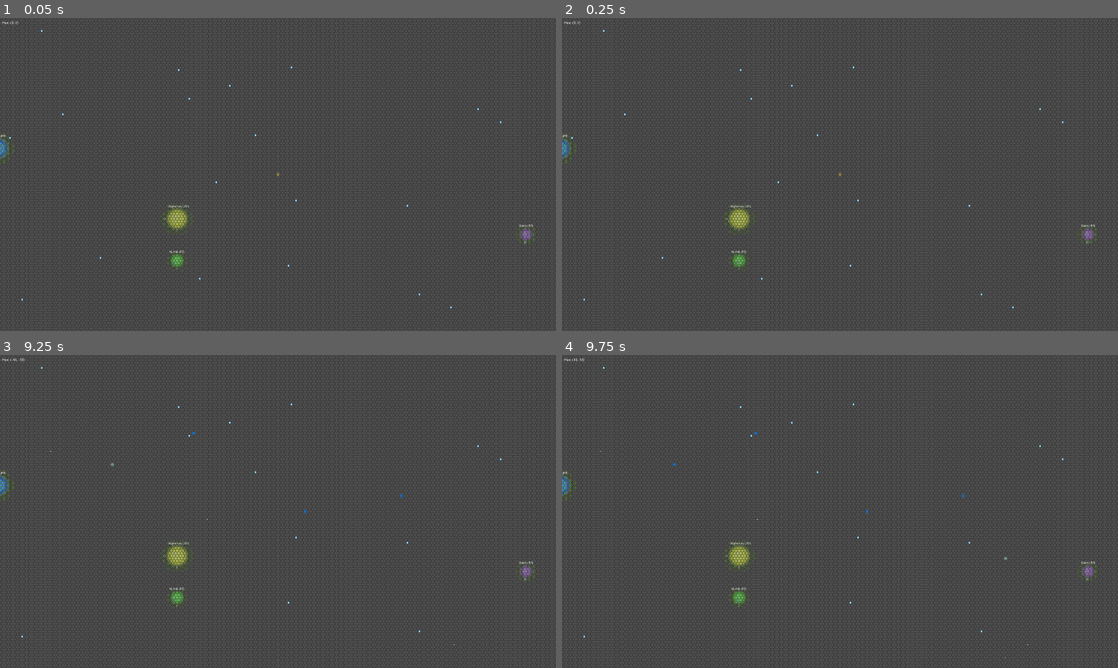
Above: before the commit, frames 1-4 (two rows, left to right).
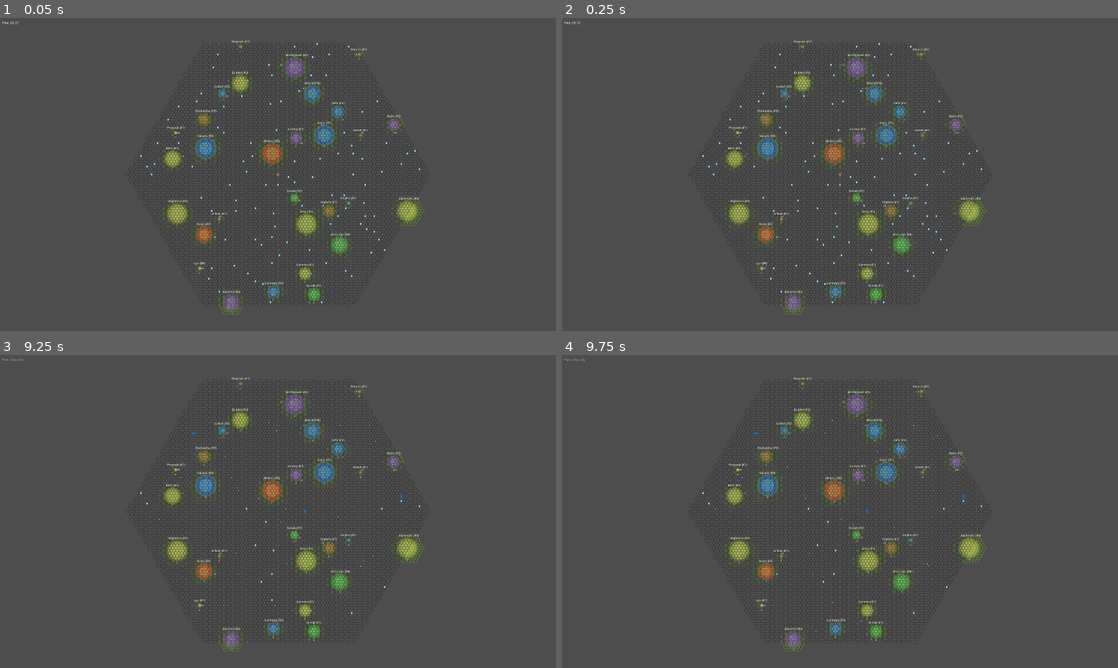
Above: after the commit, the same moments.

Repository: gasbank/godot-llm-yyt
Game: Godot game, scene res://universe_game.tscn
Two runs of this game, one before a commit and one after it. Both use one fixed random seed, a clock stepped at 60 frames per second and the inputs below.
Inputs (mouse positions are in pixels of both pictures, inside the frame that each line leads up to):
- Up to frame 1 (0.05 s): no input
- Up to frame 2 (0.25 s): no input
- Up to frame 3 (9.25 s): tap Enter at 0.5, 2.1, 5.1, 5.75, 8.1 s; move the mouse to (400, 495) at 0.52 s; hold D (move_right) 0.53-1.25 s; tap Delete at 0.6, 3.6, 6.6 s; click (400, 495) at 0.67 s; tap Space at 0.77, 3.77, 5, 6.77, 7.25 s; drag from (166, 527) to (250, 574) at 1.27 s; move the mouse to (333, 442) at 2.02 s; hold D (move_right) 2.03-2.75 s; drag from (250, 574) to (111, 464) at 2.77 s; move the mouse to (444, 558) at 3.52 s; hold A (move_left) 3.53-4.25 s; drag from (111, 464) to (194, 433) at 4.27 s; move the mouse to (305, 511) at 5.02 s; hold S (move_down) 5.03-5.75 s; click (305, 511) at 5.17 s; drag from (194, 433) to (166, 527) at 5.77 s; move the mouse to (400, 495) at 6.52 s; hold W (move_up) 6.53-7.25 s; drag from (166, 527) to (250, 574) at 7.27 s; move the mouse to (333, 442) at 8.02 s; hold S (move_down) 8.03-8.75 s; drag from (250, 574) to (111, 464) at 8.77 s
- Up to frame 4 (9.75 s): move the mouse to (1006, 558) at 9.52 s; hold W (move_up) from 9.53 s (still down); tap Delete at 9.6 s; click (1006, 558) at 9.67 s

The runs differ from the first frame. In frame 1, 4.7% of the frame differs, in the area x 0-99%, y 0-100%; in frame 2, 4.7%; in frame 3, 4.6%; in frame 4, 4.6%.

Commit message:
파일명 컨벤션 모두 고치기

Diff:
--- a/Hangar.tscn
+++ b/Hangar.tscn
@@ -1,6 +1,6 @@
-[gd_scene load_steps=2 format=3 uid="uid://bq8v5xr3h2m1n"]
+[gd_scene load_steps=2 format=3 uid="uid://dipjujuetfntp"]
 
-[ext_resource type="Script" path="res://Hangar.gd" id="1_hangar"]
+[ext_resource type="Script" path="res://hangar.gd" id="1_hangar"]
 
 [node name="Hangar" type="Polygon2D"]
 script = ExtResource("1_hangar")
--- a/Planet.gd
+++ b/Planet.gd
@@ -201,7 +201,7 @@
 	hangar_position = tile_position
 
 	# 격납고 씬 로드
-	var hangar_scene = preload("res://Hangar.tscn")
+	var hangar_scene = preload("res://hangar.tscn")
 	var hangar_instance = hangar_scene.instantiate()
 
 	# 격납고를 시설물로 등록
--- a/FacilityPopup.tscn
+++ b/facility_popup.tscn
@@ -1,6 +1,6 @@
-[gd_scene load_steps=2 format=3 uid="uid://dtg00lp7w7mub"]
+[gd_scene load_steps=2 format=3 uid="uid://c3ejwt4gy3mu6"]
 
-[ext_resource type="Script" path="res://FacilityPopup.gd" id="1_popup"]
+[ext_resource type="Script" path="res://facility_popup.gd" id="1_popup"]
 
 [node name="FacilityPopup" type="Control"]
 custom_minimum_size = Vector2(250, 150)
--- a/frigate.tscn
+++ b/frigate.tscn
@@ -1,6 +1,6 @@
 [gd_scene load_steps=2 format=3]
 
-[ext_resource type="Script" path="res://Frigate.gd" id="1_frigate"]
+[ext_resource type="Script" path="res://frigate.gd" id="1_frigate"]
 
 [node name="Frigate" type="Node2D"]
 script = ExtResource("1_frigate")
--- a/HexTileAllBorders.gd
+++ b/hex_tile_all_borders.gd
@@ -96,8 +96,8 @@
 
 # 팝업 관리
 var _facility_popups: Array[Control] = []    # 시설물 팝업들
-var _popup_scene: PackedScene = preload("res://FacilityPopup.tscn")
-var _planet_info_popup_scene: PackedScene = preload("res://PlanetInfoPopup.tscn")  # 행성 정보 팝업
+var _popup_scene: PackedScene = preload("res://facility_popup.tscn")
+var _planet_info_popup_scene: PackedScene = preload("res://planet_info_popup.tscn")  # 행성 정보 팝업
 var _popup_layer: CanvasLayer = null         # 팝업을 위한 CanvasLayer
 var _mining_tiles: Dictionary = {}           # 채집 중인 타일 (Vector2i -> Node2D)
 
--- a/hex_ui.tscn
+++ b/hex_ui.tscn
@@ -1,6 +1,6 @@
 [gd_scene load_steps=2 format=3]
 
-[ext_resource type="Script" uid="uid://d2pic5uvdvide" path="res://HexUI.gd" id="1_ui"]
+[ext_resource type="Script" uid="uid://d2pic5uvdvide" path="res://hex_ui.gd" id="1_ui"]
 
 [node name="HexUI" type="Control"]
 layout_mode = 3
--- a/node_2d.tscn
+++ b/node_2d.tscn
@@ -1,7 +1,7 @@
 [gd_scene load_steps=6 format=3 uid="uid://dt4yka4s6ee24"]
 
 [ext_resource type="Texture2D" uid="uid://c83lkvbmvkgr8" path="res://svg/icon.svg" id="1_0e48y"]
-[ext_resource type="Script" uid="uid://ckkljxnex08b0" path="res://ChatContent.gd" id="1_0hol4"]
+[ext_resource type="Script" uid="uid://ckkljxnex08b0" path="res://chat_content.gd" id="1_0hol4"]
 [ext_resource type="Script" uid="uid://bijt4qqoxami3" path="res://test_logo.gd" id="2_epypp"]
 [ext_resource type="Script" uid="uid://blcri3hs3hlnf" path="res://test_button.gd" id="3_epypp"]
 
--- a/planet.tscn
+++ b/planet.tscn
@@ -1,6 +1,6 @@
 [gd_scene load_steps=2 format=3]
 
-[ext_resource type="Script" path="res://Planet.gd" id="1_planet"]
+[ext_resource type="Script" path="res://planet.gd" id="1_planet"]
 
 [node name="Planet" type="Node2D"]
 script = ExtResource("1_planet")
--- a/PlanetInfoPopup.tscn
+++ b/planet_info_popup.tscn
@@ -1,6 +1,6 @@
-[gd_scene load_steps=3 format=3 uid="uid://cqmg4p3vks1vd"]
+[gd_scene load_steps=3 format=3 uid="uid://dd88xdgiipr5d"]
 
-[ext_resource type="Script" uid="uid://od1gs2b5eh1i" path="res://PlanetInfoPopup.gd" id="1_1ymzq"]
+[ext_resource type="Script" uid="uid://od1gs2b5eh1i" path="res://planet_info_popup.gd" id="1_1ymzq"]
 
 [sub_resource type="StyleBoxFlat" id="StyleBoxFlat_1"]
 bg_color = Color(0.58665854, 0.0013987037, 0.25986844, 1)
--- a/project.godot
+++ b/project.godot
@@ -17,9 +17,9 @@
 
 [autoload]
 
-OllamaClient="*res://OllamaClient.gd"
-Utils="*res://Utils.gd"
-Delay="*res://Delay.gd"
+OllamaClient="*res://ollama_client.gd"
+Utils="*res://utils.gd"
+Delay="*res://delay.gd"
 
 [display]
 
--- a/universe.tscn
+++ b/universe.tscn
@@ -1,9 +1,11 @@
 [gd_scene load_steps=2 format=3 uid="uid://7v5mt3hc3iq"]
 
-[ext_resource type="Script" uid="uid://cu33fdko6os8m" path="res://HexTileAllBorders.gd" id="1_ksisf"]
+[ext_resource type="Script" uid="uid://cu33fdko6os8m" path="res://hex_tile_all_borders.gd" id="1_ksisf"]
 
 [node name="Node2D" type="Node2D"]
 script = ExtResource("1_ksisf")
+radius = 50
 hex_size = 8.0
 line_width = 1.0
 line_color = Color(0.133333, 0.133333, 0.133333, 1)
+center_in_viewport = true
Not shown, removed: ChatContent.gd.uid
Not shown, changed: Delay.gd.uid
Not shown, removed: FacilityPopup.gd.uid
Not shown, changed: Frigate.gd.uid
Not shown, changed: Hangar.gd.uid
Not shown, removed: HexTileAllBorders.gd.uid
Not shown, removed: HexUI.gd.uid
Not shown, removed: OllamaClient.gd.uid
Not shown, changed: Planet.gd.uid
Not shown, removed: PlanetInfoPopup.gd.uid
Not shown, changed: Utils.gd.uid
Renamed: ChatContent.gd -> chat_content.gd
(and 10 more such lines)
